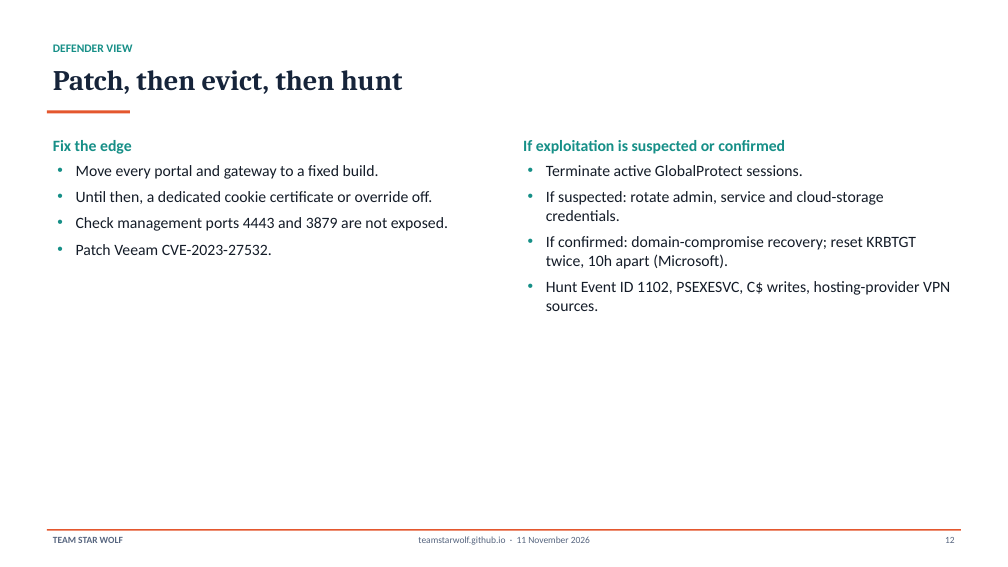
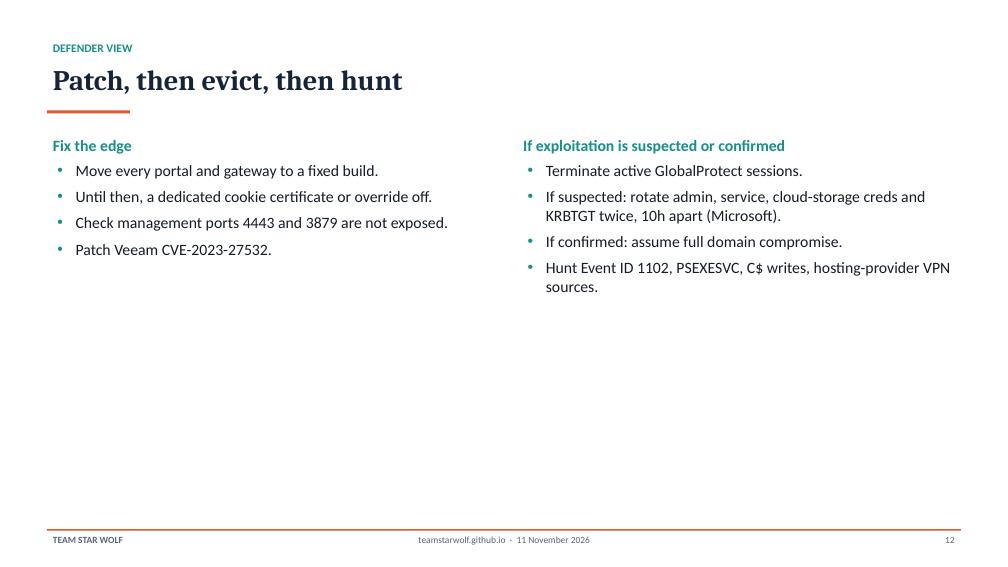
Before and after one commit to TeamStarWolf/TeamStarWolf, a slide deck: slide 12 of case-studies/slides/Palo_Alto_PAN_OS_CVE_2026_0257_Case_Study.pptx. Drawn at 1008x567 pixels with LibreOffice and Linux fonts; fonts in the diff are those of the drawing. Boxes give left, top, right and bottom in pixels: in the first picture for what was removed or moved away, otherwise in the second. Text is boxed around its words. In the diff, an @@ line names an element or a change of style, - is before the commit and + after.

```diff
--- a/case-studies/slides/Palo_Alto_PAN_OS_CVE_2026_0257_Case_Study.pptx
+++ b/case-studies/slides/Palo_Alto_PAN_OS_CVE_2026_0257_Case_Study.pptx
@@ text at [546,191,925,250]: text changed @@
-• If suspected: rotate admin, service and cloud-storage credentials.
-• If confirmed: domain-compromise recovery; reset KRBTGT twice, 10h apart (Microsoft).
+• If suspected: rotate admin, service, cloud-storage creds and KRBTGT twice, 10h apart (Microsoft).
+• If confirmed: assume full domain compromise.
```
Also in this commit, not shown: 3 other files.
